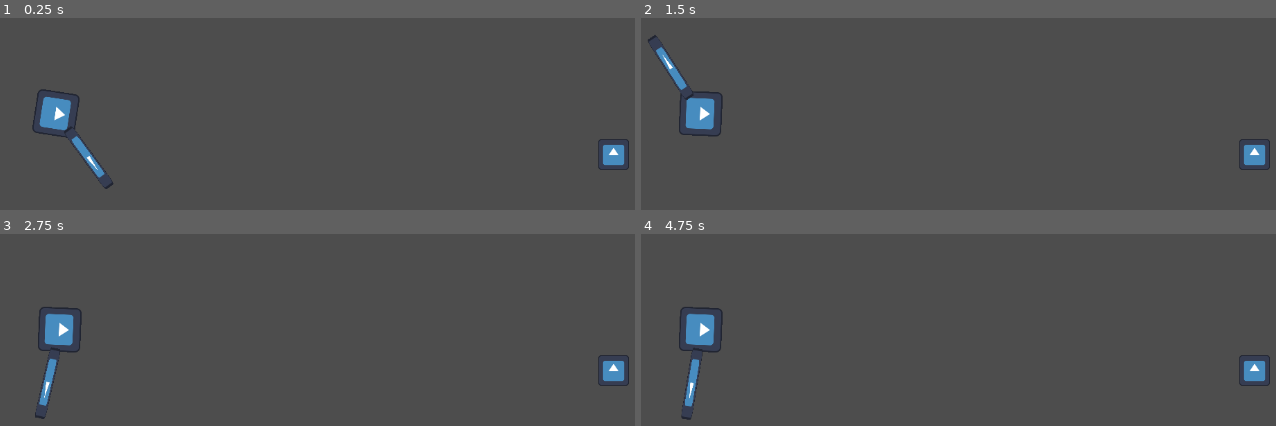
Above: before the commit, frames 1-4 (two rows, left to right).
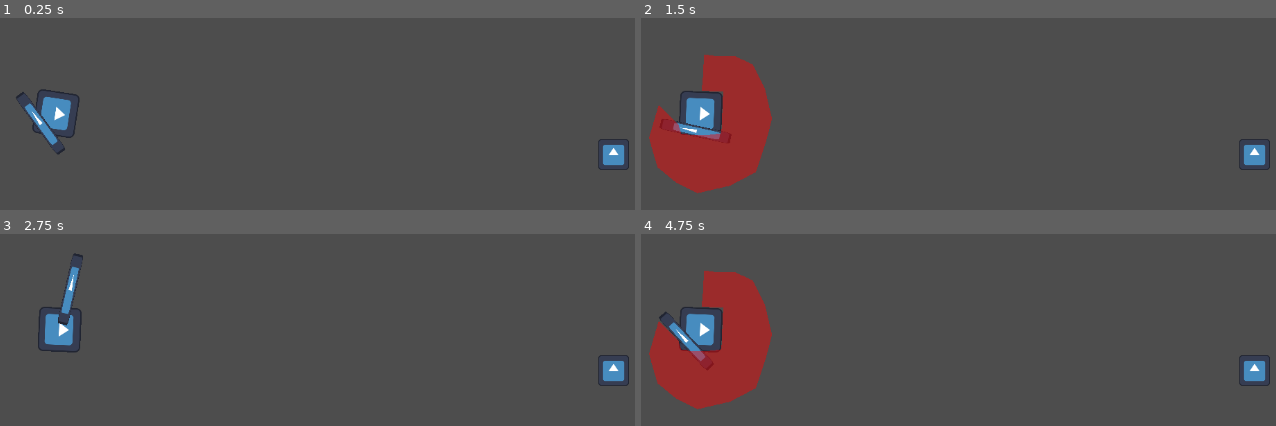
Above: after the commit, the same moments.

Repository: aayushrh/RaidBossGame
Game: Godot game, scene res://World/world.tscn
Same seed, same stepped clock (60 frames per second), same inputs: the game is played once before the commit and once after it. The engine's default icon, where the game draws it, is replaced by a stand-in: a white triangle on a blue panel in a dark square.
Inputs (mouse positions are in pixels of both pictures, inside the frame that each line leads up to):
- Up to frame 1 (0.25 s): no input
- Up to frame 2 (1.5 s): tap Enter at 0.5 s; move the mouse to (1136, 131) at 0.52 s; hold D (right) 0.53-1.28 s; tap Space (attack) at 0.6 s; tap F (special) at 0.8, 1.35 s; move the mouse to (799, 177) at 1.27 s; hold S (down) from 1.28 s (still down)
- Up to frame 3 (2.75 s): tap Space (attack) at 1.55, 2.1 s; move the mouse to (400, 272) at 2.02 s; release S (down) at 2.03 s; hold D (right) from 2.03 s (still down); tap F (special) at 2.3 s
- Up to frame 4 (4.75 s): move the mouse to (outside the picture) at 2.77 s; release D (right) at 2.78 s; hold W (up) 2.78-3.53 s; tap F (special) at 2.85, 3.8, 4.35 s; tap Space (attack) at 3.05, 3.6, 4.55 s; move the mouse to (outside the picture) at 3.52 s; hold A (left) from 3.53 s (still down); move the mouse to (723, 303) at 4.27 s

The runs differ from the first frame. In frame 1, 0.8% of the frame differs, in the area x 2-18%, y 38-90%; in frame 2, 8.6%, in the area x 1-21%, y 8-92%; in frame 3, 0.9%; in frame 4, 8.3%.

Commit message:
User Fixes

Diff:
--- a/user.gd
+++ b/user.gd
@@ -4,6 +4,14 @@
 @export var FRICK = 0.9
 var playing = false
 var swang = false
+var line = false
+
+func _ready():
+	$swordpivot/sword/CollisionShape2D.disabled = true
+	$swordpivot/sword.position = Vector2(-2, 35)
+	$swordpivot/sword.rotation_degrees = -45
+	$swordpivot.rotation_degrees = -450
+	$Polygon2D.visible = false
 
 func movement(delta):
 	var input_vector = Vector2.ZERO
@@ -22,19 +30,15 @@
 	if(Input.is_action_just_pressed(input)):
 		$AnimationPlayer.play(animation)
 		playing = true
+		line = true
+		velocity = Vector2.ZERO
 
 func _physics_process(delta):
-	if(!swang):
-		playanimation("attack","swing")
-		playanimation("special","area_sweep")
-	else:
-		playanimation("ui_select","reverse_swing")
+	playanimation("attack","slash")
+	playanimation("special","area_sweep")
 
 	if(!playing):
 		movement(delta)
 
-
-
 func _on_animation_player_animation_finished(anim_name):
-	swang = anim_name == "swing"
 	playing = false
--- a/user.tscn
+++ b/user.tscn
@@ -24,6 +24,66 @@
 "update": 0,
 "values": [0.785398]
 }
+tracks/1/type = "value"
+tracks/1/imported = false
+tracks/1/enabled = true
+tracks/1/path = NodePath("swordpivot/sword:rotation")
+tracks/1/interp = 1
+tracks/1/loop_wrap = true
+tracks/1/keys = {
+"times": PackedFloat32Array(0),
+"transitions": PackedFloat32Array(1),
+"update": 0,
+"values": [-0.785398]
+}
+tracks/2/type = "value"
+tracks/2/imported = false
+tracks/2/enabled = true
+tracks/2/path = NodePath("swordpivot/sword:position")
+tracks/2/interp = 1
+tracks/2/loop_wrap = true
+tracks/2/keys = {
+"times": PackedFloat32Array(0),
+"transitions": PackedFloat32Array(1),
+"update": 0,
+"values": [Vector2(-2, 35)]
+}
+tracks/3/type = "value"
+tracks/3/imported = false
+tracks/3/enabled = true
+tracks/3/path = NodePath("swordpivot/sword/CollisionShape2D:disabled")
+tracks/3/interp = 1
+tracks/3/loop_wrap = true
+tracks/3/keys = {
+"times": PackedFloat32Array(0),
+"transitions": PackedFloat32Array(1),
+"update": 1,
+"values": [false]
+}
+tracks/4/type = "value"
+tracks/4/imported = false
+tracks/4/enabled = true
+tracks/4/path = NodePath("Polygon2D:visible")
+tracks/4/interp = 1
+tracks/4/loop_wrap = true
+tracks/4/keys = {
+"times": PackedFloat32Array(0),
+"transitions": PackedFloat32Array(1),
+"update": 1,
+"values": [true]
+}
+tracks/5/type = "value"
+tracks/5/imported = false
+tracks/5/enabled = true
+tracks/5/path = NodePath("Telegraph/Polygon2D2:disabled")
+tracks/5/interp = 1
+tracks/5/loop_wrap = true
+tracks/5/keys = {
+"times": PackedFloat32Array(0),
+"transitions": PackedFloat32Array(1),
+"update": 1,
+"values": [false]
+}
 
 [sub_resource type="Animation" id="Animation_i1c7u"]
 resource_name = "area_sweep"
@@ -71,6 +131,82 @@
 "transitions": PackedFloat32Array(1, 1, 1, 1),
 "update": 0,
 "values": [0.785398, 1.8326, 1.8326, -2.35619]
+}
+
+[sub_resource type="Animation" id="Animation_vep57"]
+resource_name = "slash"
+length = 1.3
+tracks/0/type = "value"
+tracks/0/imported = false
+tracks/0/enabled = true
+tracks/0/path = NodePath("swordpivot/sword:rotation")
+tracks/0/interp = 1
+tracks/0/loop_wrap = true
+tracks/0/keys = {
+"times": PackedFloat32Array(0.5, 0.7, 1, 1.3),
+"transitions": PackedFloat32Array(1, 1, 1, 1),
+"update": 0,
+"values": [-0.785398, -3.14159, -3.14159, -0.785398]
+}
+tracks/1/type = "value"
+tracks/1/imported = false
+tracks/1/enabled = true
+tracks/1/path = NodePath("swordpivot:rotation")
+tracks/1/interp = 1
+tracks/1/loop_wrap = true
+tracks/1/keys = {
+"times": PackedFloat32Array(0.7, 1, 1.3),
+"transitions": PackedFloat32Array(1, 1, 1),
+"update": 0,
+"values": [-1.5708, -4.71239, -7.85398]
+}
+tracks/2/type = "value"
+tracks/2/imported = false
+tracks/2/enabled = true
+tracks/2/path = NodePath("swordpivot/sword:position")
+tracks/2/interp = 1
+tracks/2/loop_wrap = true
+tracks/2/keys = {
+"times": PackedFloat32Array(0.5, 1, 1.1, 1.3),
+"transitions": PackedFloat32Array(1, 1, 1, 1),
+"update": 0,
+"values": [Vector2(-2, 35), Vector2(-2, 35), Vector2(-2, 20), Vector2(-2, 35)]
+}
+tracks/3/type = "value"
+tracks/3/imported = false
+tracks/3/enabled = true
+tracks/3/path = NodePath("swordpivot/sword/CollisionShape2D:disabled")
+tracks/3/interp = 1
+tracks/3/loop_wrap = true
+tracks/3/keys = {
+"times": PackedFloat32Array(0.5, 1),
+"transitions": PackedFloat32Array(1, 1),
+"update": 1,
+"values": [false, true]
+}
+tracks/4/type = "value"
+tracks/4/imported = false
+tracks/4/enabled = true
+tracks/4/path = NodePath("Polygon2D:visible")
+tracks/4/interp = 1
+tracks/4/loop_wrap = true
+tracks/4/keys = {
+"times": PackedFloat32Array(0, 0.5),
+"transitions": PackedFloat32Array(1, 1),
+"update": 1,
+"values": [true, false]
+}
+tracks/5/type = "value"
+tracks/5/imported = false
+tracks/5/enabled = true
+tracks/5/path = NodePath("Telegraph/Polygon2D2:disabled")
+tracks/5/interp = 1
+tracks/5/loop_wrap = true
+tracks/5/keys = {
+"times": PackedFloat32Array(0, 0.5),
+"transitions": PackedFloat32Array(1, 1),
+"update": 1,
+"values": [false, true]
 }
 
 [sub_resource type="AnimationLibrary" id="AnimationLibrary_5nsr6"]
@@ -78,6 +214,7 @@
 "RESET": SubResource("Animation_17tkw"),
 "area_sweep": SubResource("Animation_i1c7u"),
 "reverse_swing": SubResource("Animation_i4win"),
+"slash": SubResource("Animation_vep57"),
 "swing": SubResource("Animation_47fc2")
 }
 
@@ -98,7 +235,8 @@
 rotation = 0.785398
 
 [node name="sword" type="CharacterBody2D" parent="swordpivot"]
-position = Vector2(-0.473064, -54.0933)
+position = Vector2(-2, 35)
+rotation = -0.785398
 scale = Vector2(1, 0.9)
 
 [node name="Sprite2D" type="Sprite2D" parent="swordpivot/sword"]
@@ -117,4 +255,13 @@
 "": SubResource("AnimationLibrary_5nsr6")
 }
 
+[node name="Telegraph" type="Area2D" parent="."]
+
+[node name="Polygon2D2" type="CollisionPolygon2D" parent="Telegraph"]
+polygon = PackedVector2Array(-10, 61, 38, 73, 80, 59, 101, 31, 115, 0, 102, -47, 81, -83, 36, -96, 3, -103, -40, -91, -74, -72, -85, -46, -84, -18, -85, -7, -85, -1, -57, -1, -33, 0, -33, -31, 27, -31, 31, -9, 31, -9, 32, 14, 30, 19, 30, 27, 18, 31)
+
+[node name="Polygon2D" type="Polygon2D" parent="."]
+color = Color(1, 0, 0, 0.439216)
+polygon = PackedVector2Array(-10, 61, 38, 73, 80, 59, 101, 31, 115, 0, 102, -47, 81, -83, 36, -96, 3, -103, -40, -91, -74, -72, -85, -46, -84, -18, -85, -7, -85, -1, -57, -1, -33, 0, -33, -31, 27, -31, 31, -9, 31, -9, 32, 14, 30, 19, 30, 27, 18, 31)
+
 [connection signal="animation_finished" from="AnimationPlayer" to="." method="_on_animation_player_animation_finished"]
--- /dev/null
+++ b/userAnim.tscn
@@ -0,0 +1,239 @@
+[gd_scene load_steps=8 format=3 uid="uid://cln2xesx2ugms"]
+
+[ext_resource type="Script" path="res://user.gd" id="1_cdmak"]
+[ext_resource type="Texture2D" uid="uid://brgufd781s1l3" path="res://icon.svg" id="2_a402e"]
+
+[sub_resource type="RectangleShape2D" id="RectangleShape2D_beusy"]
+size = Vector2(120, 125)
+
+[sub_resource type="CapsuleShape2D" id="CapsuleShape2D_lcyq7"]
+radius = 66.0
+height = 132.0
+
+[sub_resource type="Animation" id="Animation_671u1"]
+resource_name = "slash"
+length = 2.0
+tracks/0/type = "value"
+tracks/0/imported = false
+tracks/0/enabled = true
+tracks/0/path = NodePath("swordpivot/sword:rotation")
+tracks/0/interp = 1
+tracks/0/loop_wrap = true
+tracks/0/keys = {
+"times": PackedFloat32Array(0),
+"transitions": PackedFloat32Array(1),
+"update": 0,
+"values": [0.174533]
+}
+tracks/1/type = "value"
+tracks/1/imported = false
+tracks/1/enabled = true
+tracks/1/path = NodePath("swordpivot/sword:position")
+tracks/1/interp = 1
+tracks/1/loop_wrap = true
+tracks/1/keys = {
+"times": PackedFloat32Array(0, 0.1, 1.7, 2),
+"transitions": PackedFloat32Array(1, 1, 1, 1),
+"update": 0,
+"values": [Vector2(24, 26), Vector2(-1.90735e-06, 41), Vector2(2.08165e-12, 41), Vector2(24, 26)]
+}
+tracks/2/type = "value"
+tracks/2/imported = false
+tracks/2/enabled = true
+tracks/2/path = NodePath("swordpivot:rotation")
+tracks/2/interp = 1
+tracks/2/loop_wrap = true
+tracks/2/keys = {
+"times": PackedFloat32Array(0.8, 1, 1.3, 1.7),
+"transitions": PackedFloat32Array(1, 1, 1, 1),
+"update": 0,
+"values": [1.5708, 4.71239, 4.71239, 1.5708]
+}
+tracks/3/type = "value"
+tracks/3/imported = false
+tracks/3/enabled = true
+tracks/3/path = NodePath("swordpivot/sword:scale")
+tracks/3/interp = 1
+tracks/3/loop_wrap = true
+tracks/3/keys = {
+"times": PackedFloat32Array(0.1, 0.7, 1.7, 2),
+"transitions": PackedFloat32Array(1, 1, 1, 1),
+"update": 0,
+"values": [Vector2(1, 1), Vector2(1, -1), Vector2(1, -1), Vector2(1, 1)]
+}
+tracks/4/type = "value"
+tracks/4/imported = false
+tracks/4/enabled = true
+tracks/4/path = NodePath("swordpivot/sword/CollisionShape2D:disabled")
+tracks/4/interp = 1
+tracks/4/loop_wrap = true
+tracks/4/keys = {
+"times": PackedFloat32Array(0.8, 1),
+"transitions": PackedFloat32Array(1, 1),
+"update": 1,
+"values": [false, true]
+}
+tracks/5/type = "value"
+tracks/5/imported = false
+tracks/5/enabled = true
+tracks/5/path = NodePath("Polygon2D:visible")
+tracks/5/interp = 1
+tracks/5/loop_wrap = true
+tracks/5/keys = {
+"times": PackedFloat32Array(0, 0.8),
+"transitions": PackedFloat32Array(1, 1),
+"update": 1,
+"values": [true, false]
+}
+tracks/6/type = "value"
+tracks/6/imported = false
+tracks/6/enabled = true
+tracks/6/path = NodePath("Telegraph/Polygon2D2:disabled")
+tracks/6/interp = 1
+tracks/6/loop_wrap = true
+tracks/6/keys = {
+"times": PackedFloat32Array(0, 0.8),
+"transitions": PackedFloat32Array(1, 1),
+"update": 1,
+"values": [false, true]
+}
+
+[sub_resource type="Animation" id="Animation_6lsb1"]
+length = 0.001
+tracks/0/type = "value"
+tracks/0/imported = false
+tracks/0/enabled = true
+tracks/0/path = NodePath("swordpivot/sword:rotation")
+tracks/0/interp = 1
+tracks/0/loop_wrap = true
+tracks/0/keys = {
+"times": PackedFloat32Array(0),
+"transitions": PackedFloat32Array(1),
+"update": 0,
+"values": [0.174533]
+}
+tracks/1/type = "value"
+tracks/1/imported = false
+tracks/1/enabled = true
+tracks/1/path = NodePath("swordpivot/sword:position")
+tracks/1/interp = 1
+tracks/1/loop_wrap = true
+tracks/1/keys = {
+"times": PackedFloat32Array(0),
+"transitions": PackedFloat32Array(1),
+"update": 0,
+"values": [Vector2(24, 26)]
+}
+tracks/2/type = "value"
+tracks/2/imported = false
+tracks/2/enabled = true
+tracks/2/path = NodePath("swordpivot:rotation")
+tracks/2/interp = 1
+tracks/2/loop_wrap = true
+tracks/2/keys = {
+"times": PackedFloat32Array(0),
+"transitions": PackedFloat32Array(1),
+"update": 0,
+"values": [1.5708]
+}
+tracks/3/type = "value"
+tracks/3/imported = false
+tracks/3/enabled = true
+tracks/3/path = NodePath("swordpivot/sword:scale")
+tracks/3/interp = 1
+tracks/3/loop_wrap = true
+tracks/3/keys = {
+"times": PackedFloat32Array(0),
+"transitions": PackedFloat32Array(1),
+"update": 0,
+"values": [Vector2(1, 1)]
+}
+tracks/4/type = "value"
+tracks/4/imported = false
+tracks/4/enabled = true
+tracks/4/path = NodePath("swordpivot/sword/CollisionShape2D:disabled")
+tracks/4/interp = 1
+tracks/4/loop_wrap = true
+tracks/4/keys = {
+"times": PackedFloat32Array(0),
+"transitions": PackedFloat32Array(1),
+"update": 1,
+"values": [false]
+}
+tracks/5/type = "value"
+tracks/5/imported = false
+tracks/5/enabled = true
+tracks/5/path = NodePath("Polygon2D:visible")
+tracks/5/interp = 1
+tracks/5/loop_wrap = true
+tracks/5/keys = {
+"times": PackedFloat32Array(0),
+"transitions": PackedFloat32Array(1),
+"update": 1,
+"values": [true]
+}
+tracks/6/type = "value"
+tracks/6/imported = false
+tracks/6/enabled = true
+tracks/6/path = NodePath("Telegraph/Polygon2D2:disabled")
+tracks/6/interp = 1
+tracks/6/loop_wrap = true
+tracks/6/keys = {
+"times": PackedFloat32Array(0),
+"transitions": PackedFloat32Array(1),
+"update": 1,
+"values": [true]
+}
+
+[sub_resource type="AnimationLibrary" id="AnimationLibrary_4do4c"]
+_data = {
+"RESET": SubResource("Animation_6lsb1"),
+"slash": SubResource("Animation_671u1")
+}
+
+[node name="player" type="CharacterBody2D"]
+script = ExtResource("1_cdmak")
+
+[node name="Polygon2D" type="Polygon2D" parent="."]
+color = Color(1, 0, 0, 0.431373)
+polygon = PackedVector2Array(-120, -13, -101, -70, -65, -102, -28, -118, 16, -118, 50, -109, 78, -87, 98, -62, 115, -36, 124, -10, 123, -10, 31, -12, 31, -31, -34, -31, -34, -14)
+
+[node name="Sprite2D" type="Sprite2D" parent="."]
+position = Vector2(-6.10352e-05, -9.15527e-05)
+scale = Vector2(0.5, 0.48)
+texture = ExtResource("2_a402e")
+
+[node name="CollisionShape2D" type="CollisionShape2D" parent="."]
+position = Vector2(-1, -9.53674e-07)
+scale = Vector2(0.5, 0.48)
+shape = SubResource("RectangleShape2D_beusy")
+
+[node name="swordpivot" type="Node2D" parent="."]
+rotation = 1.5708
+
+[node name="sword" type="CharacterBody2D" parent="swordpivot"]
+position = Vector2(24, 26)
+rotation = 0.174533
+
+[node name="Sprite2D" type="Sprite2D" parent="swordpivot/sword"]
+position = Vector2(0, -28)
+scale = Vector2(0.125, 0.9)
+texture = ExtResource("2_a402e")
+
+[node name="CollisionShape2D" type="CollisionShape2D" parent="swordpivot/sword"]
+position = Vector2(0, -28)
+scale = Vector2(0.15, 0.9)
+shape = SubResource("CapsuleShape2D_lcyq7")
+one_way_collision = true
+
+[node name="Telegraph" type="Area2D" parent="."]
+
+[node name="Polygon2D2" type="CollisionPolygon2D" parent="Telegraph"]
+visible = false
+polygon = PackedVector2Array(-120, -13, -101, -70, -65, -102, -28, -118, 16, -118, 50, -109, 78, -87, 98, -62, 115, -36, 124, -10, 123, -10, 31, -12, 31, -31, -34, -31, -34, -14)
+disabled = true
+
+[node name="AnimationPlayer" type="AnimationPlayer" parent="."]
+libraries = {
+"": SubResource("AnimationLibrary_4do4c")
+}
Not shown: 1 places in user.tscn that only renumber resources
